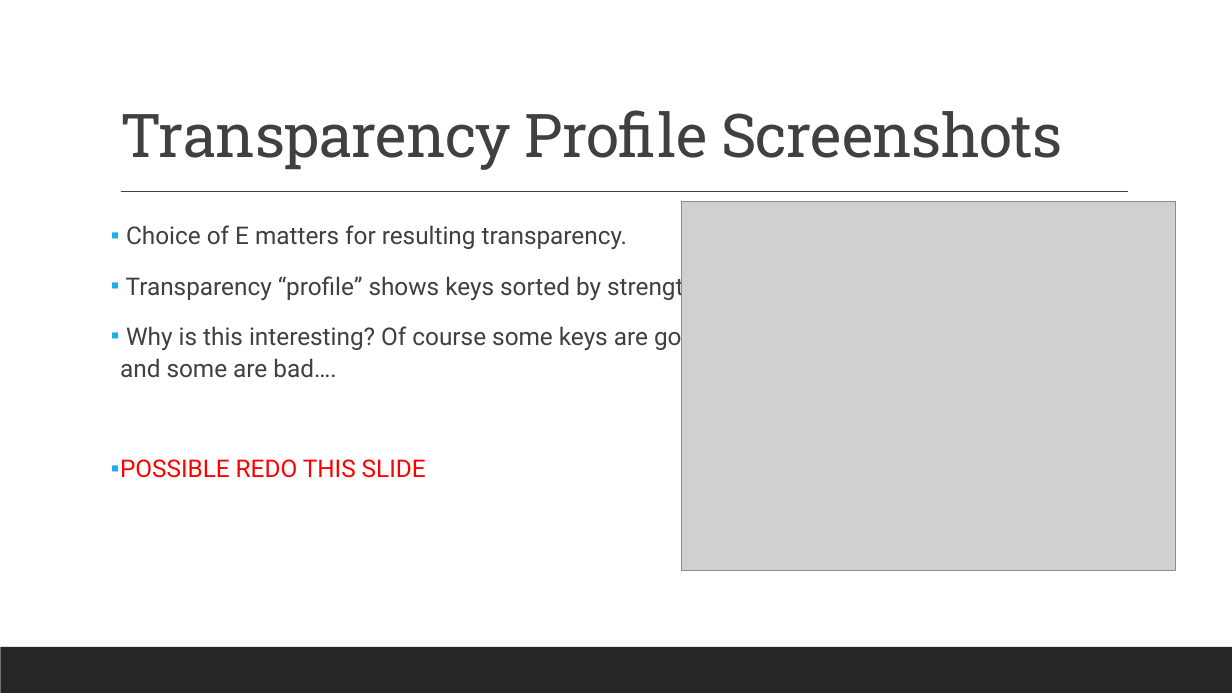
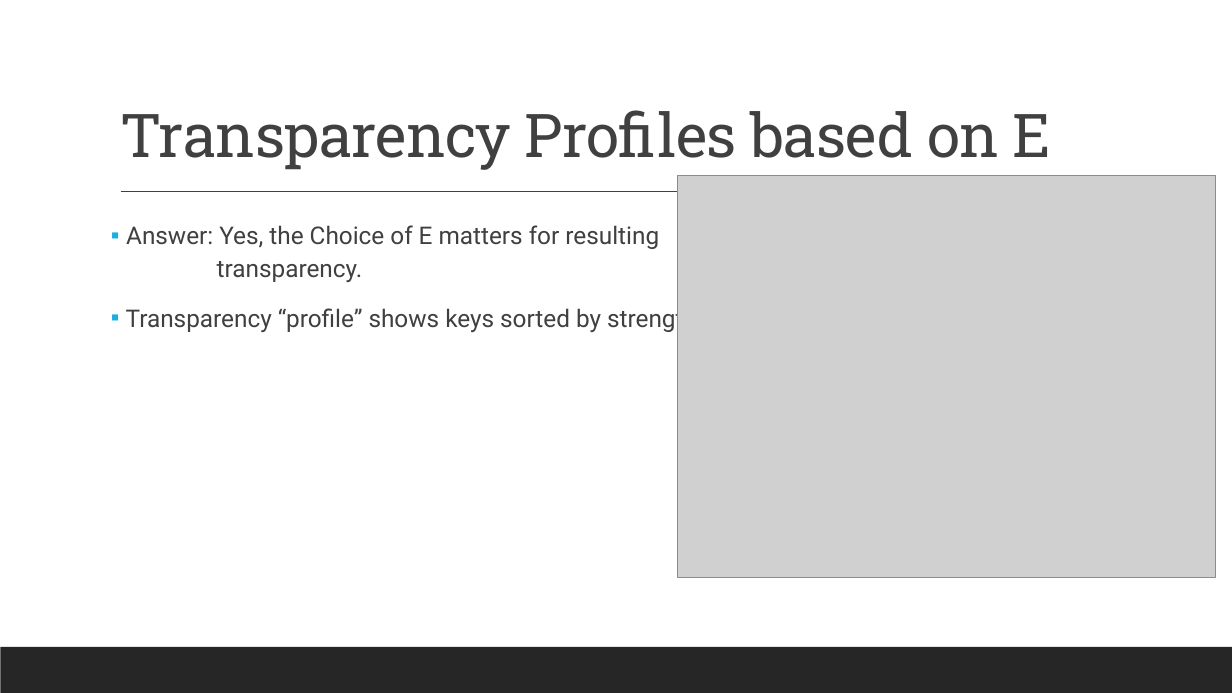
Before and after one commit to aronjschwartz/RSA_Encryption, a slide deck: slide 15 of RSA_Presentations/RSA_Research_Presentation_AronSchwartz.pptx. Drawn at 1232x693 pixels with LibreOffice and Linux fonts; fonts in the diff are those of the drawing; grey boxes stand for pictures. Boxes give left, top, right and bottom in pixels: in the first picture for what was removed or moved away, otherwise in the second. Text is boxed around its words. In the diff, an @@ line names an element or a change of style, - is before the commit and + after.

```diff
--- a/RSA_Presentations/RSA_Research_Presentation_AronSchwartz.pptx
+++ b/RSA_Presentations/RSA_Research_Presentation_AronSchwartz.pptx
@@ title at <box>120,110,1051,170</box>: text changed @@
-Transparency Profile Screenshots
+Transparency Profiles based on E
@@ picture: place and size @@
-picture at <box>681,201,1176,570</box>
+picture at <box>677,176,1215,578</box>
@@ text at <box>126,225,659,282</box>: text changed @@
-▪ Choice of E matters for resulting transparency.
+▪ Answer: Yes, the Choice of E matters for resulting
+  transparency.
@@ text at <box>120,323,709,478</box>: paragraphs removed @@
-▪ Why is this interesting? Of course some keys are good
-  and some are bad….
-▪ POSSIBLE REDO THIS SLIDE
```
Also in this commit, not shown: 10 other slides changed.
